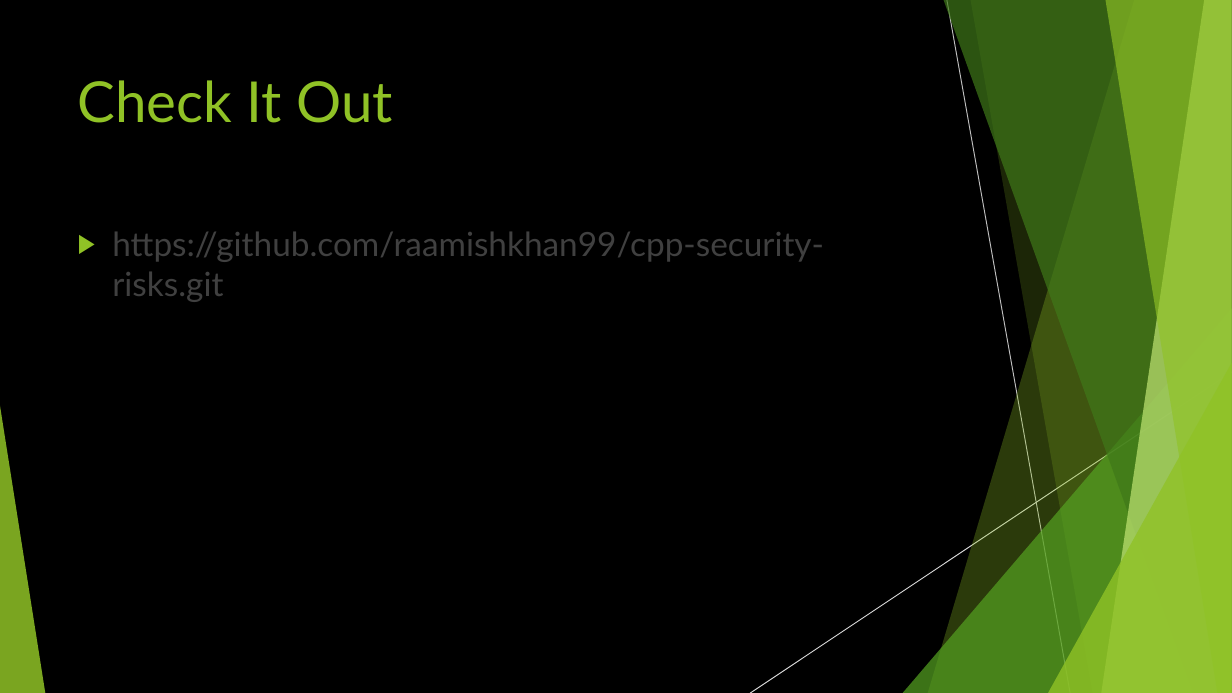
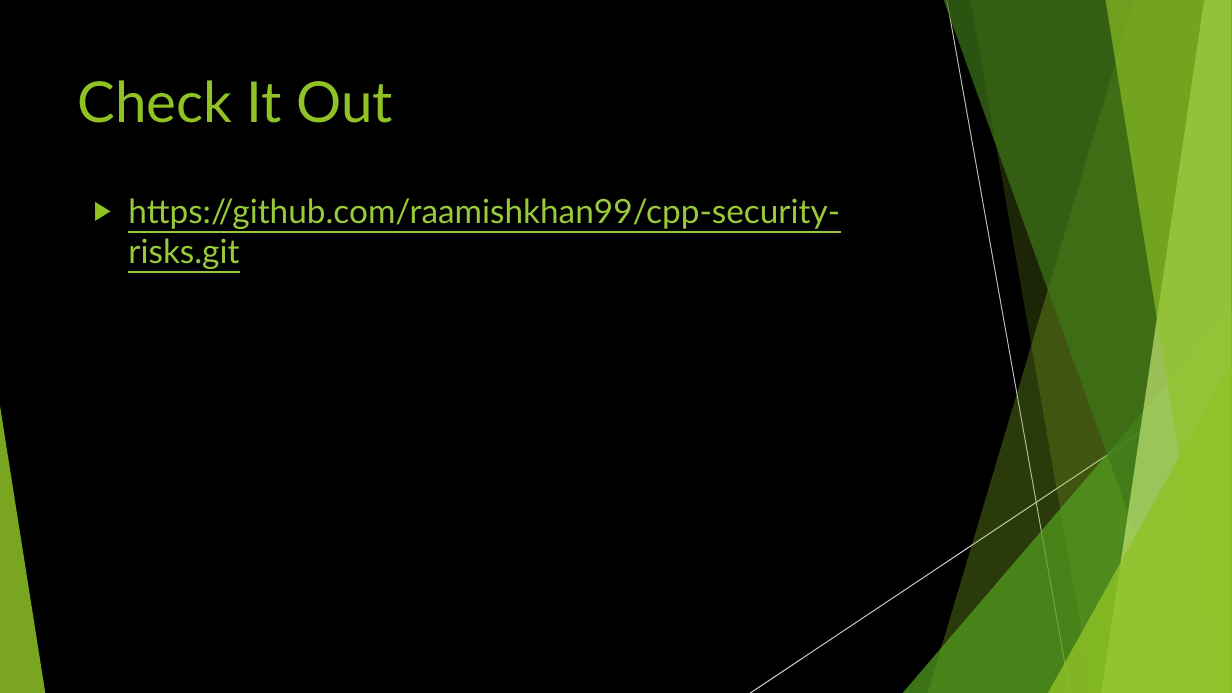
Before and after one commit to raamishkhan99/cpp-security-risks, a slide deck: slide 16 of 3 SECURITY RISKS OF C++ - Raamish Khan.pptx. Drawn at 1232x693 pixels with LibreOffice and Linux fonts; fonts in the diff are those of the drawing. Boxes give left, top, right and bottom in pixels: in the first picture for what was removed or moved away, otherwise in the second. Text is boxed around its words. In the diff, an @@ line names an element or a change of style, - is before the commit and + after.

```diff
--- a/3 SECURITY RISKS OF C++ - Raamish Khan.pptx
+++ b/3 SECURITY RISKS OF C++ - Raamish Khan.pptx
@@ text "https://github.com/raamishkhan99/cpp-security-risks.git": place and size @@
-text "https://github.com/raamishkhan99/cpp-security-risks.git" at (112,232,824,302)
+text "https://github.com/raamishkhan99/cpp-security-risks.git" at (128,198,840,269)
@@ text "https://github.com/raamishkhan99/cpp-security-risks.git" at (128,198,840,269): text colour #404040 to #99CA3C, underline on @@
```
Also in this commit, not shown: 11 other slides changed.
